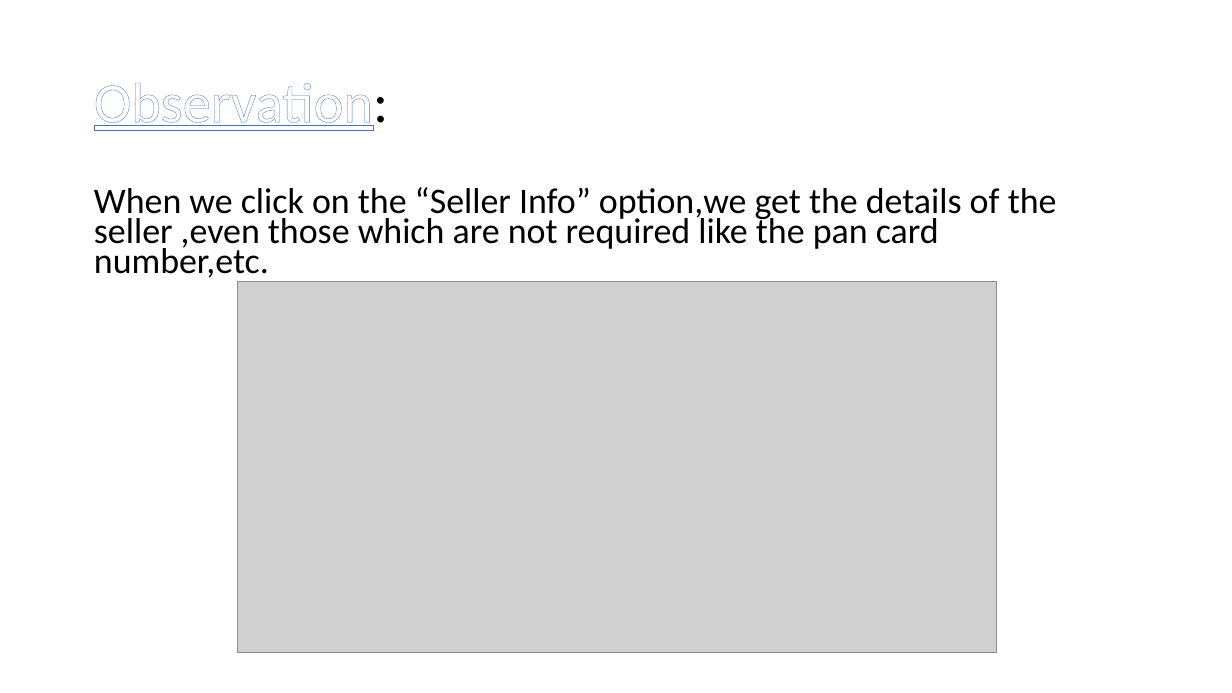
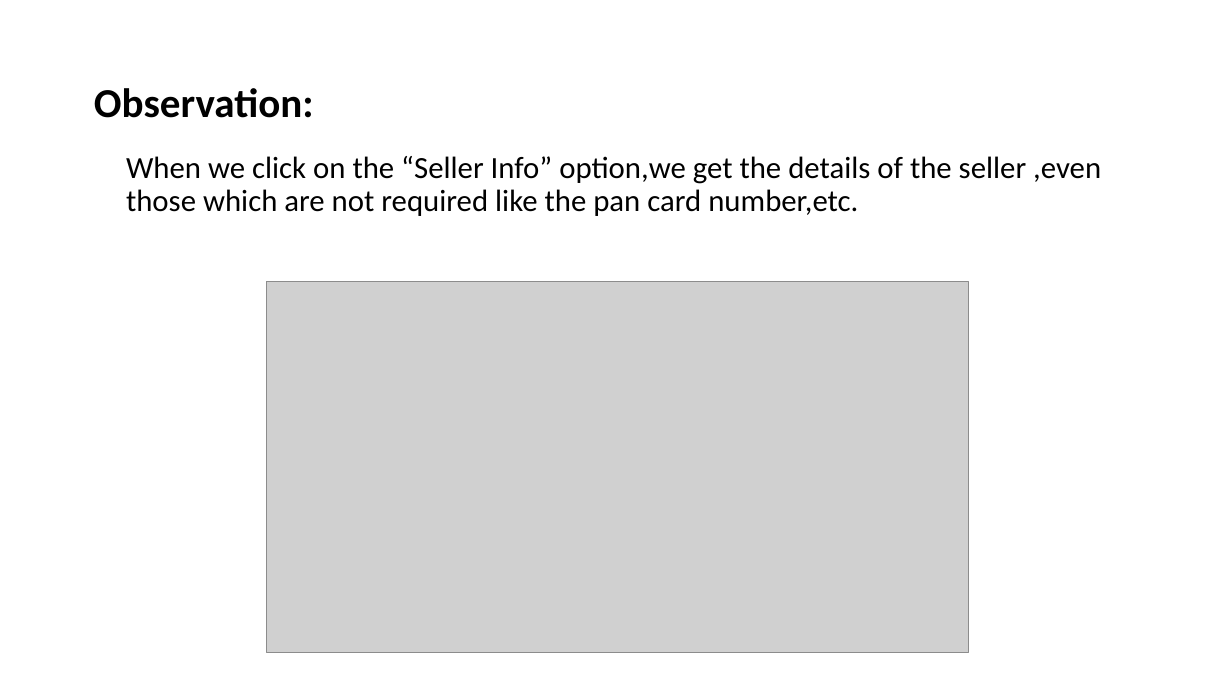
Before and after one commit to RocktimRajkumar/CEH-hack-a-thon, a slide deck: slide 92 of reports/Lifestyle Store/LifeStyle Store Application Reports.pptx. Drawn at 1232x693 pixels with LibreOffice and Linux fonts; fonts in the diff are those of the drawing; grey boxes stand for pictures. Boxes give left, top, right and bottom in pixels: in the first picture for what was removed or moved away, otherwise in the second. Text is boxed around its words. In the diff, an @@ line names an element or a change of style, - is before the commit and + after.

```diff
--- a/reports/Lifestyle Store/LifeStyle Store Application Reports.pptx
+++ b/reports/Lifestyle Store/LifeStyle Store Application Reports.pptx
@@ title "Observation:" at (x1=94, y1=88, x2=314, y2=118): size 44 to 32 pt, text colour #FFFFFF to #000000, letter outline #4472C4 0.8 pt to none, bold on, underline off @@
@@ text "When we click on the ..." moved from (x1=94, y1=187, x2=1057, y2=282) to (x1=126, y1=156, x2=1101, y2=216) @@
@@ text "When we click on the ..." at (x1=126, y1=156, x2=1101, y2=216): size 28 to 24 pt; line spacing 0.7 to 0.9 @@
@@ picture resized from (x1=238, y1=282, x2=997, y2=653) to (x1=266, y1=282, x2=969, y2=653) @@
```
Also in this commit, not shown: 3 other slides changed, 1 slide added.
